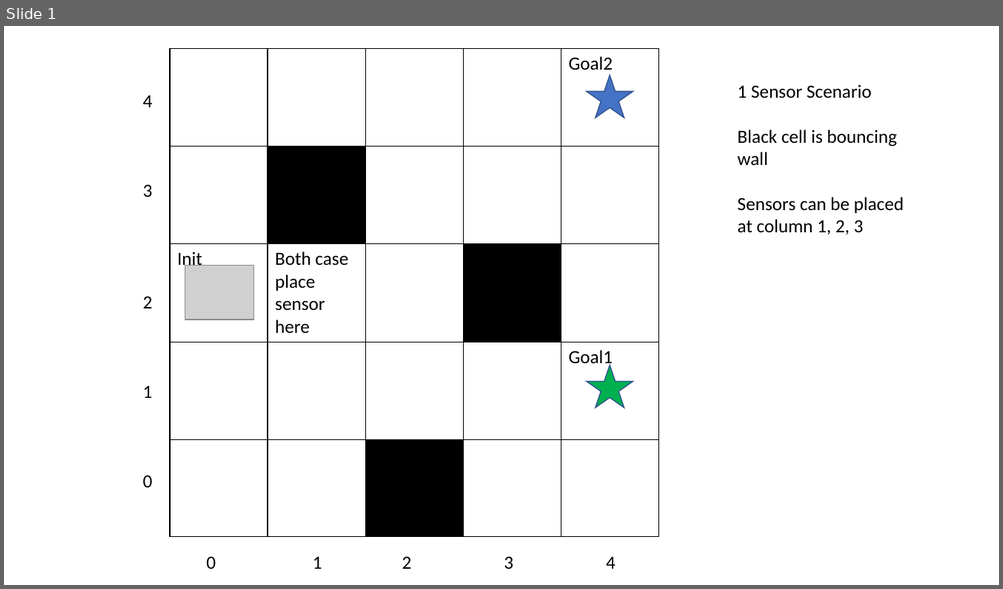
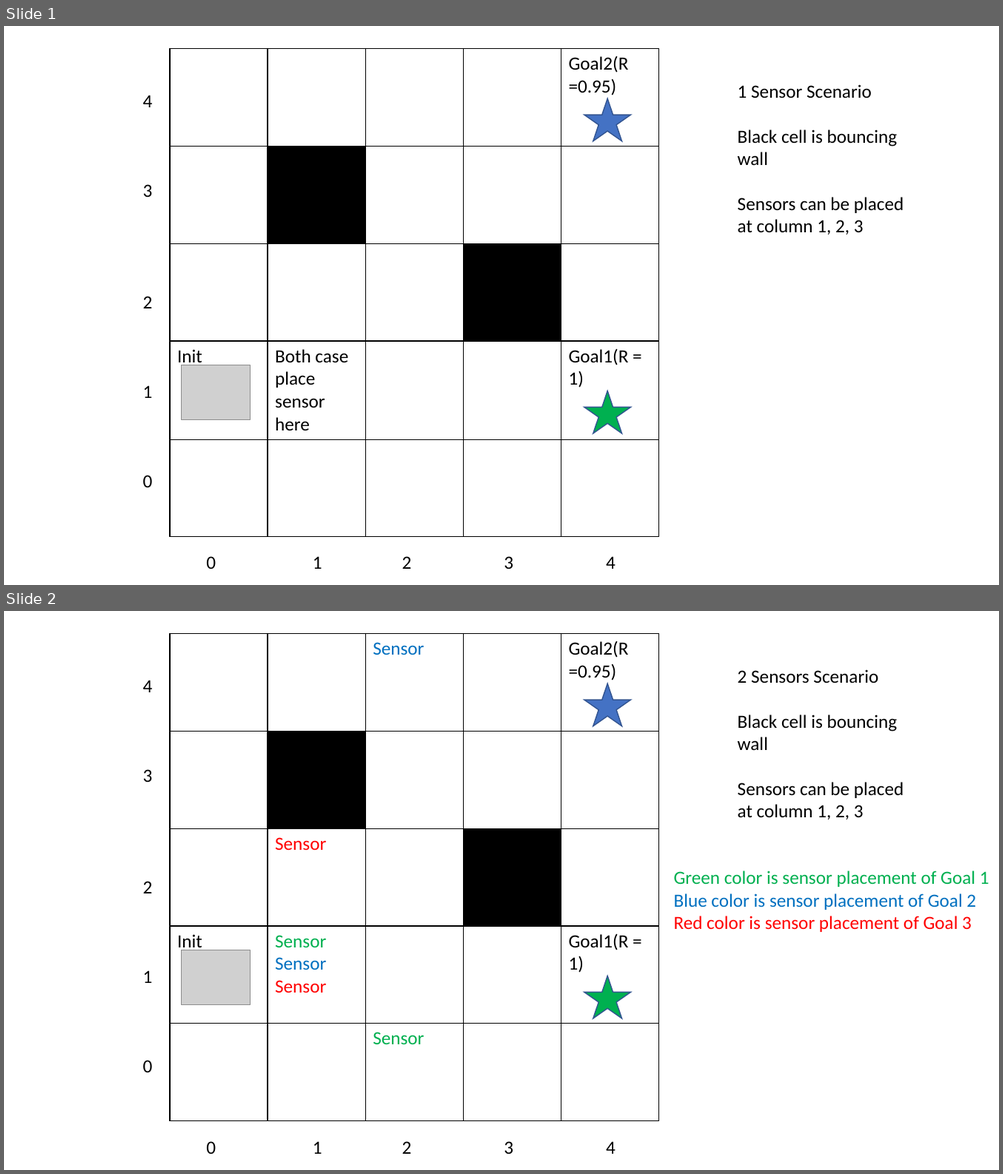
Before and after one commit to alexalvis/RobustSensorAllocation, a slide deck: Presentation1.pptx. Shown one above the other, each under a label of ours: slide 1 before the commit, slides 1 and 2 after it. The pictures are 1003x589 and 1003x1174 pixels, drawn with LibreOffice and Linux fonts; fonts in the diff are those of the drawing; grey boxes stand for pictures. Boxes give left, top, right and bottom in pixels: in the first picture for what was removed or moved away, otherwise in the second. Text is boxed around its words. In the diff, an @@ line names an element or a change of style, - is before the commit and + after.

```diff
--- a/Presentation1.pptx
+++ b/Presentation1.pptx
@@ slide 2 added at box(4, 611, 999, 1170), background #FFFFFF @@
@@ table added at box(170, 634, 658, 1122), 5 rows, 5 columns @@
+ |  | Sensor |  | Goal2(R =0.95)
+ |  |  |  | 
+ | Sensor |  |  | 
+Init | Sensor / Sensor / Sensor |  |  | Goal1(R = 1)
+ |  | Sensor |  | 
@@ text added at box(737, 669, 903, 820), 18 pt, text #000000 @@
+2 Sensors Scenario
+Black cell is bouncing wall
+Sensors can be placed at column 1, 2, 3
@@ text added at box(143, 680, 153, 1073), 18 pt, text #000000 @@
+4
+3
+2
+1
+0
@@ star added at box(584, 684, 631, 726), fill #4472C4, outline #325491 1 pt @@
@@ text added at box(674, 871, 989, 932), 18 pt, text #00B050 @@
+Green color is sensor placement of Goal 1
+Blue color is sensor placement of Goal 2
+Red color is sensor placement of Goal 3
@@ picture added at box(181, 951, 250, 1005) @@
@@ star added at box(584, 977, 631, 1019), fill #00B050, outline #325491 1 pt @@
@@ text added at box(206, 1142, 615, 1154), 18 pt, text #000000 @@
+0 1 2 3 4
@@ slide 1 changed as well @@
@@ table at box(170, 49, 658, 537) @@
-row 1, column 5: Goal2
+row 1, column 5: Goal2(R =0.95)
-row 3: Init | Both case place sensor here |  |  | 
-row 4:  |  |  |  | Goal1
+row 4: Init | Both case place sensor here |  |  | Goal1(R = 1)
+row 5:  |  |  |  | 
@@ fill #000000 to #FFFFFF in row 5, column 3 @@
@@ star: place and size @@
-star at box(586, 76, 633, 118)
+star at box(584, 99, 631, 141)
@@ picture: place and size @@
-picture at box(185, 266, 253, 320)
+picture at box(181, 366, 250, 420)
@@ star: place and size @@
-star at box(586, 366, 633, 408)
+star at box(584, 392, 631, 434)
```
Also in this commit, not shown: 1 slide removed, 2 other files.
